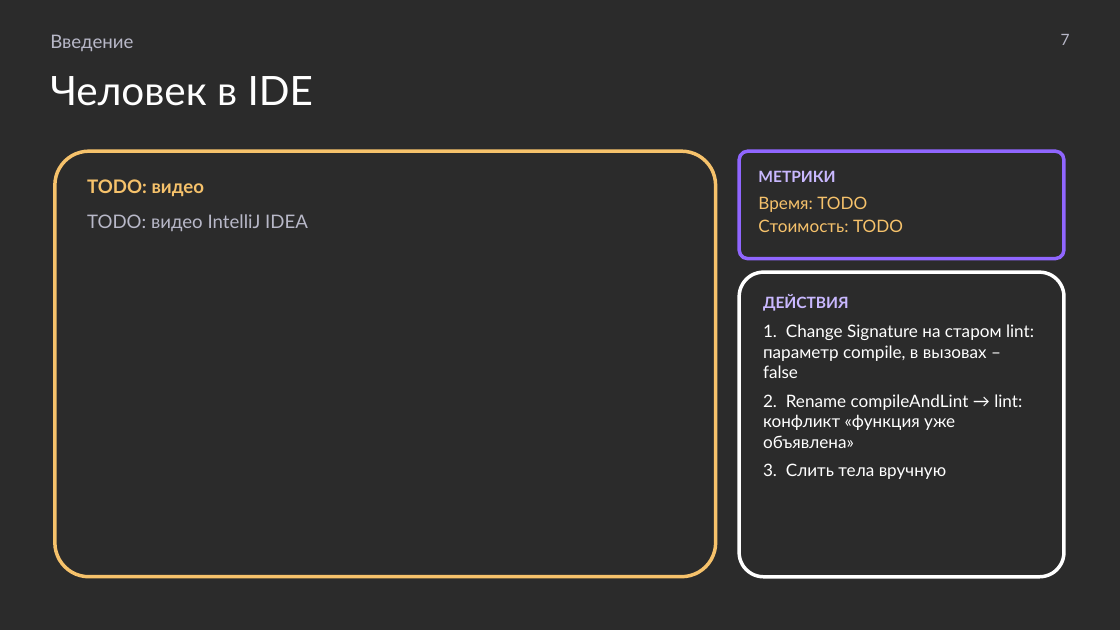
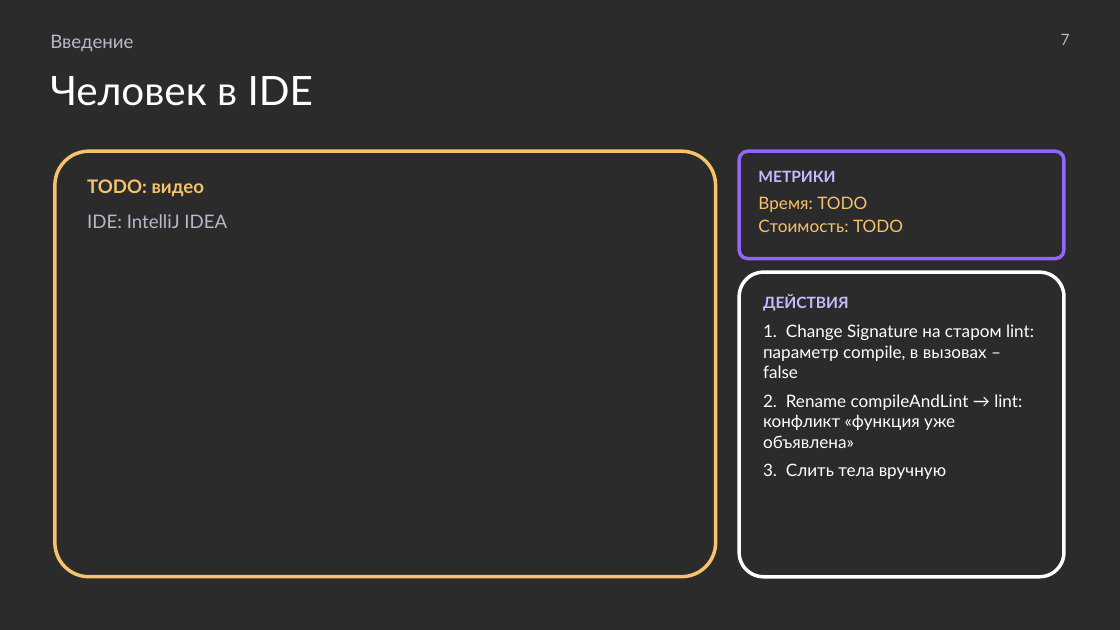
Before and after one commit to MchKosticyn/ide-refactoring-in-ai-agents, a slide deck: slide 7 of Доклад_ Рефакторинг в ИИ-агентах.pptx. Drawn at 1120x630 pixels with LibreOffice and Linux fonts; fonts in the diff are those of the drawing; background and template pictures are left out; a plain dark background stands for a picture behind light text. Boxes give left, top, right and bottom in pixels: in the first picture for what was removed or moved away, otherwise in the second. Text is boxed around its words. In the diff, an @@ line names an element or a change of style, - is before the commit and + after.

```diff
--- a/Доклад_ Рефакторинг в ИИ-агентах.pptx
+++ b/Доклад_ Рефакторинг в ИИ-агентах.pptx
@@ text in rounded rectangle at (x1=87, y1=214, x2=227, y2=228): text changed @@
-TODO: видео IntelliJ IDEA
+IDE: IntelliJ IDEA
```
Also in this commit, not shown: 26 other slides changed, 1 slide removed, 1 other file.
